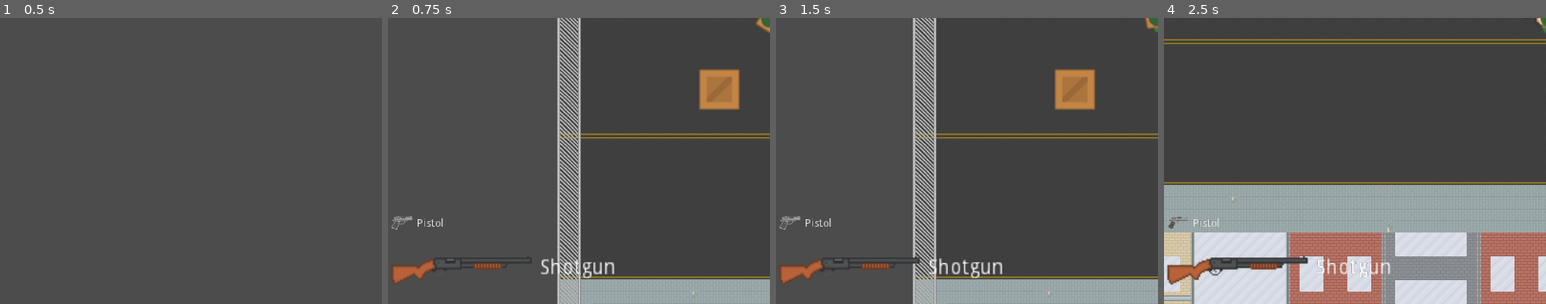
Above: before the commit, frames 1-4 (left to right).
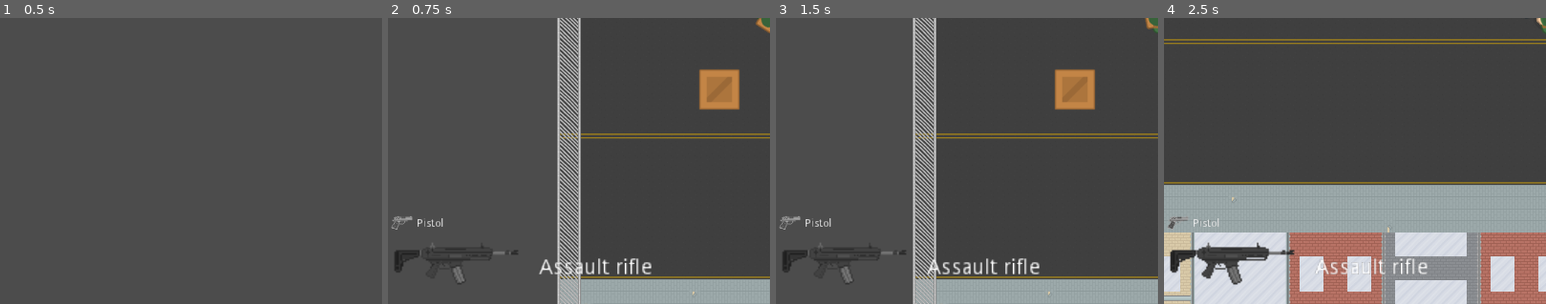
Above: after the commit, the same moments.

Repository: sindre0830/YAZG
Game: Godot game, scene res://Menu/MainMenu.tscn
Same seed, same stepped clock (60 frames per second), same inputs: the game is played once before the commit and once after it.
Inputs (mouse positions are % of the whole screen's width and height, from its top left):
- Up to frame 1 (0.5 s): no input
- Up to frame 2 (0.75 s): click "Play" at 0.5 s
- Up to frame 3 (1.5 s): tap Enter at 1.25 s; move the mouse to (72, 45) at 1.27 s; hold Right (ui_right) from 1.28 s (still down)
- Up to frame 4 (2.5 s): move the mouse to (30, 55) at 2.02 s; release Right (ui_right) at 2.03 s; hold Down (ui_down) from 2.03 s (still down)
The pictures show only the part of the screen within x 0-50%, y 50-100%; the shares and areas given below are measured in that part.

Frame 1 is identical in both runs. In frame 2, 2.1% of the frame differs, in the area x 1-69%, y 78-93%; in frame 3, 2.2%; in frame 4, 3.4%, in the area x 0-69%, y 78-94%.

Commit message:
[#51] Changed sprite from shotgun to assault rifle

Diff:
--- a/Source/UI/GunDisplay.tscn
+++ b/Source/UI/GunDisplay.tscn
@@ -1,6 +1,6 @@
 [gd_scene load_steps=4 format=2]
 
-[ext_resource path="res://Assets/Guns/PNG/[design]Shotgun_V1.02.png" type="Texture" id=1]
+[ext_resource path="res://Assets/Guns/PNG/[design] Assault_rifle_V1.00.png" type="Texture" id=1]
 [ext_resource path="res://UI/GunDisplay.gd" type="Script" id=2]
 [ext_resource path="res://Assets/Guns/PNG/GUN_01_[square_frame]_01_V1.00.png" type="Texture" id=3]
 
@@ -50,6 +50,6 @@
 [node name="Label" type="Label" parent="Main"]
 margin_left = 100.0
 margin_top = 13.0
-margin_right = 151.0
+margin_right = 176.0
 margin_bottom = 27.0
-text = "Shotgun"
+text = "Assault rifle"
